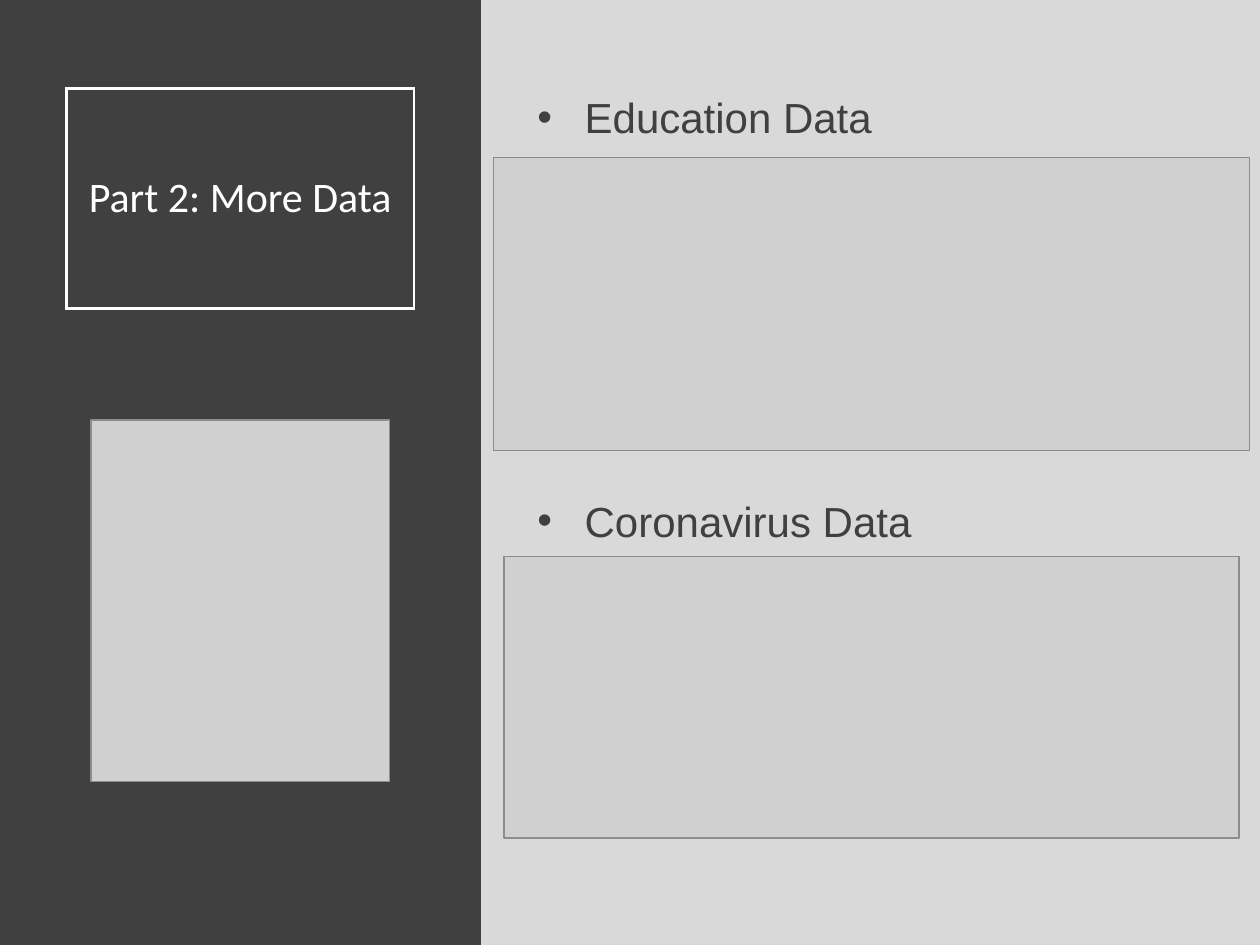
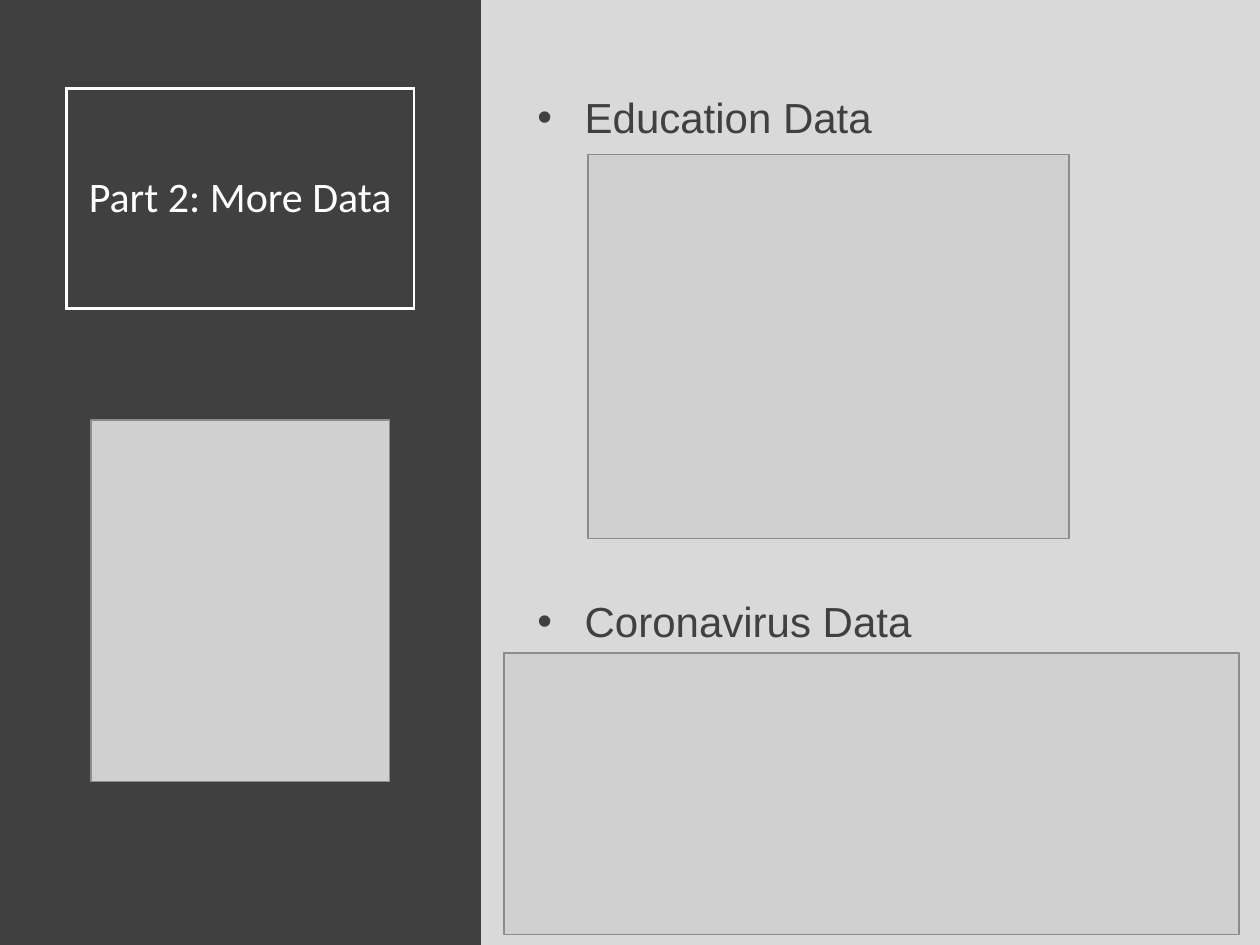
Before and after one commit to SuperMarioGiacomazzo/STOR320_WEBSITE, a slide deck: slide 7 of Lecture/Joins 2/Joins_2_Lecture.pptx. Drawn at 1260x945 pixels with LibreOffice and Linux fonts; fonts in the diff are those of the drawing; grey boxes stand for pictures. Boxes give left, top, right and bottom in pixels: in the first picture for what was removed or moved away, otherwise in the second. Text is boxed around its words. In the diff, an @@ line names an element or a change of style, - is before the commit and + after.

```diff
--- a/Lecture/Joins 2/Joins_2_Lecture.pptx
+++ b/Lecture/Joins 2/Joins_2_Lecture.pptx
@@ text "Education Data" rewrapped from (x1=585, y1=102, x2=912, y2=538) to (x1=585, y1=102, x2=912, y2=638) @@
@@ picture resized from (x1=494, y1=158, x2=1250, y2=451) to (x1=588, y1=155, x2=1070, y2=538) @@
@@ picture moved from (x1=504, y1=557, x2=1239, y2=838) to (x1=504, y1=653, x2=1239, y2=934) @@
```
Also in this commit, not shown: 3 other files.
